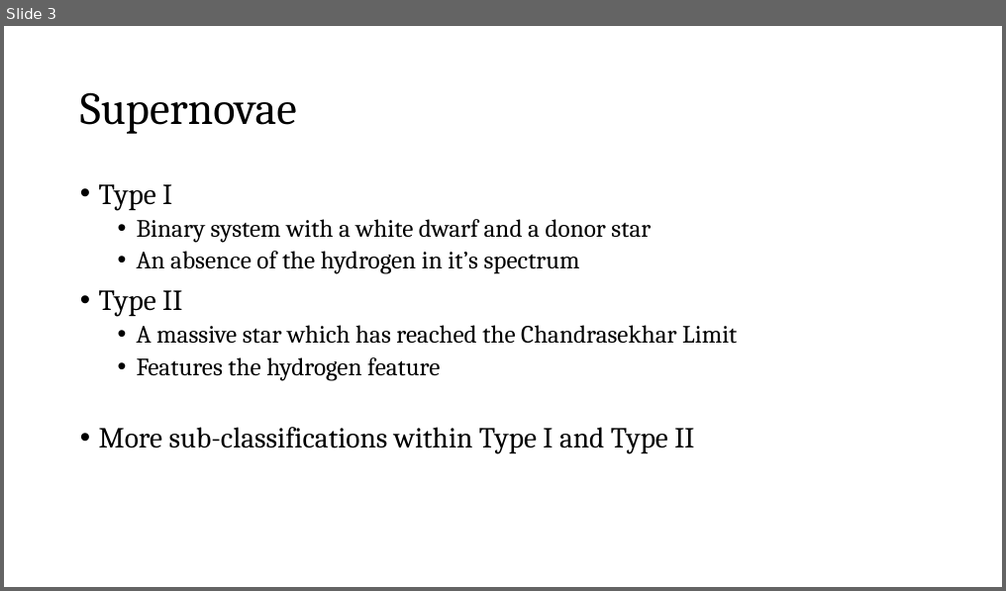
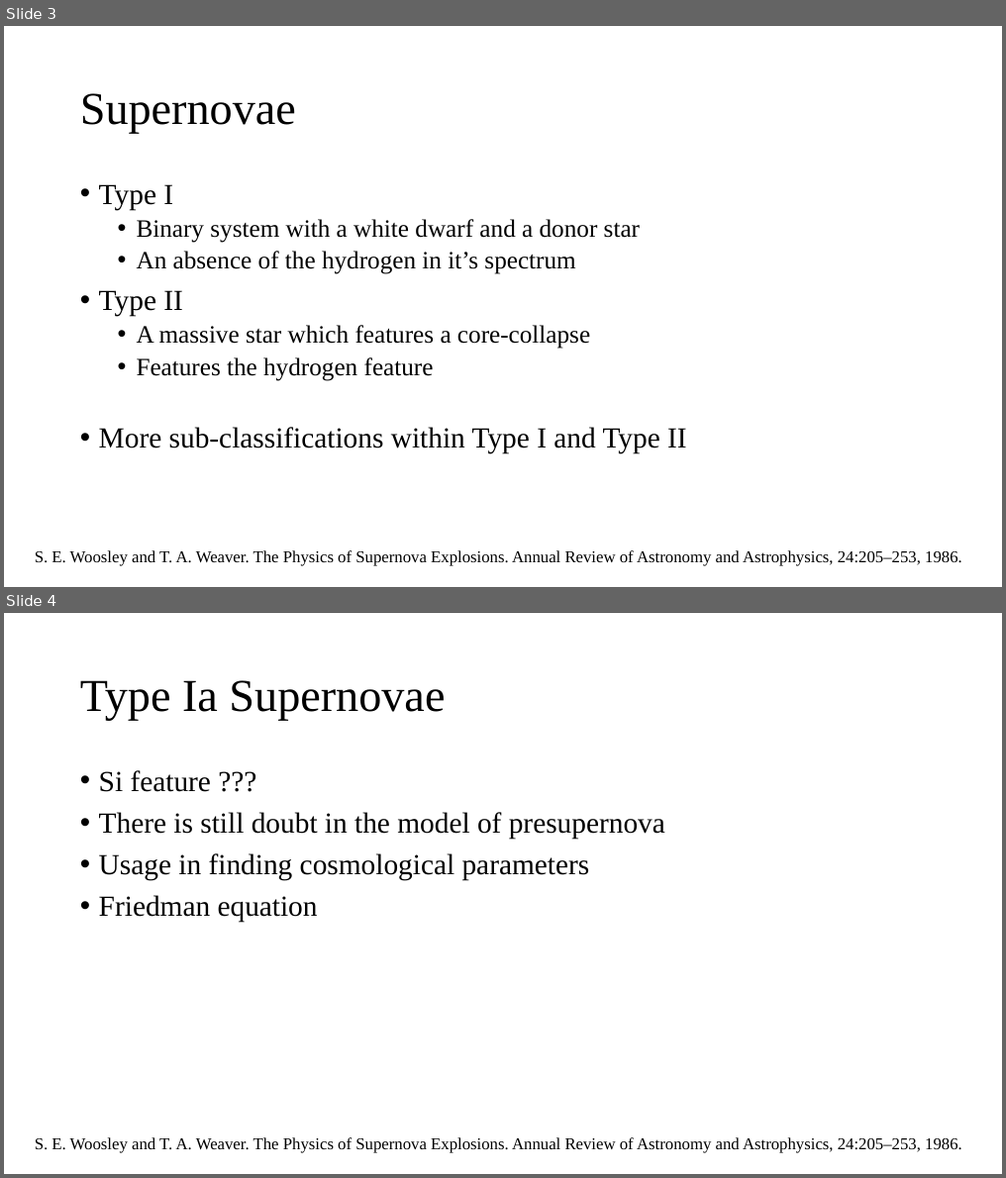
Before and after one commit to cao-jacky/degree_level3, a slide deck: physics_problem_solving/supernova_cosmology_jacky_cao.pptx. Shown one above the other, each under a label of ours: slide 3 before the commit, slides 3 and 4 after it. The pictures are 1006x591 and 1006x1178 pixels, drawn with LibreOffice and Linux fonts; fonts in the diff are those of the drawing. Boxes give left, top, right and bottom in pixels: in the first picture for what was removed or moved away, otherwise in the second. Text is boxed around its words. In the diff, an @@ line names an element or a change of style, - is before the commit and + after.

```diff
--- a/physics_problem_solving/supernova_cosmology_jacky_cao.pptx
+++ b/physics_problem_solving/supernova_cosmology_jacky_cao.pptx
@@ slide 4 added at (4, 613, 1002, 1174), background #FFFFFF @@
@@ title added at (80, 680, 445, 721), 44 pt, text #000000 @@
+Type Ia Supernovae
@@ text added at (99, 770, 665, 923), 28 pt, text #000000 @@
+• Si feature ???
+• There is still doubt in the model of presupernova
+• Usage in finding cosmological parameters
+• Friedman equation
@@ text added at (35, 1138, 962, 1154), 16 pt, text #000000 @@
+S. E. Woosley and T. A. Weaver. The Physics of Supernova Explosions. Annual Review of Astronomy and Astrophysics, 24:205–253, 1986.
@@ slide 3 changed as well @@
@@ title "Supernovae" at (80, 93, 296, 134): font Cambria to Times New Roman @@
@@ text at (99, 184, 687, 455): font Cambria to Times New Roman in "Type I", "Binary system with a white dwarf and ...", "An absence of the hydrogen in it’s ...", "Type II" and 2 more places @@
@@ text at (137, 325, 590, 349): text changed; font Cambria to Times New Roman @@
-  • A massive star which has reached the Chandrasekhar Limit
+  • A massive star which features a core-collapse
@@ text added at (35, 551, 962, 567), 16 pt, text #000000 @@
+S. E. Woosley and T. A. Weaver. The Physics of Supernova Explosions. Annual Review of Astronomy and Astrophysics, 24:205–253, 1986.
```
Also in this commit, not shown: 2 other slides changed, 2 other slides added.
